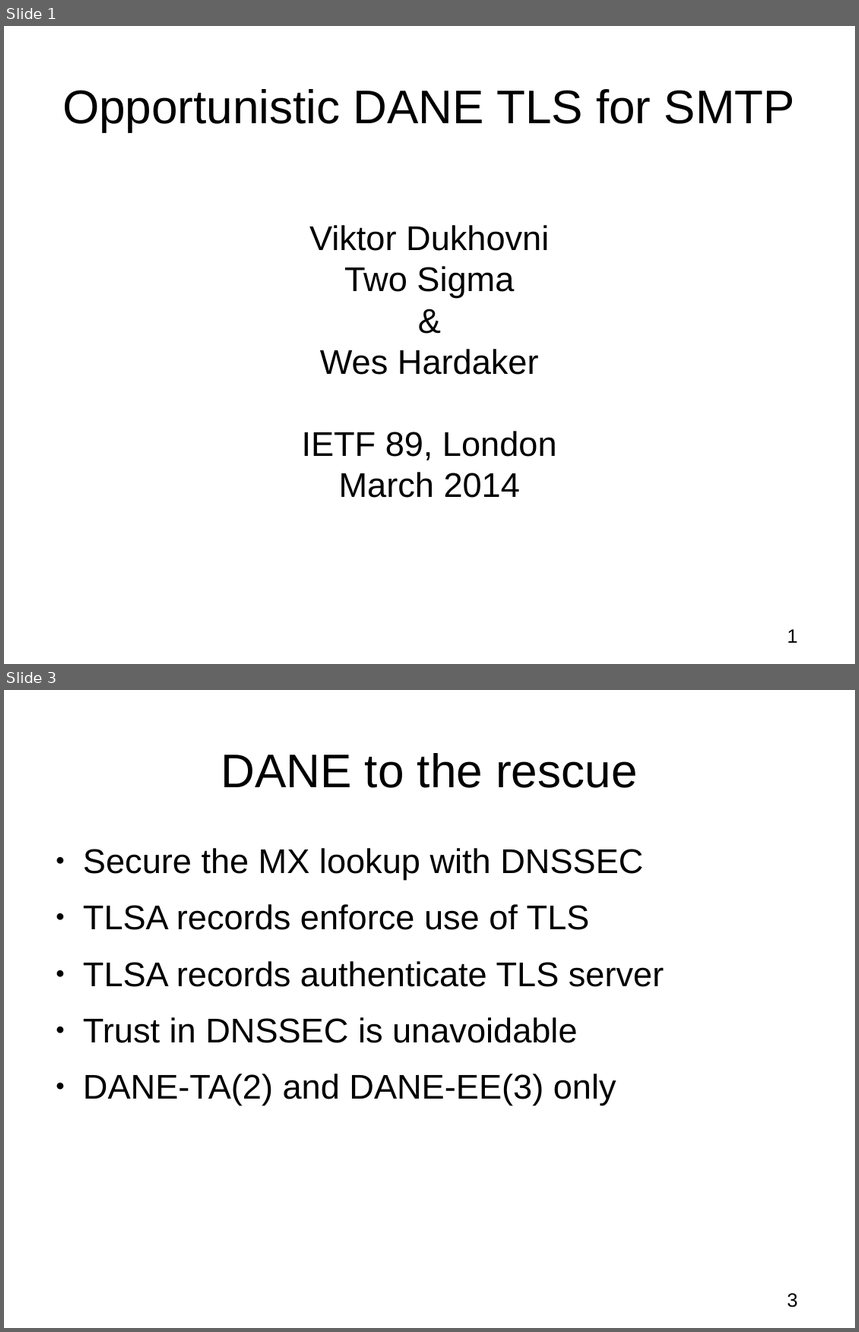
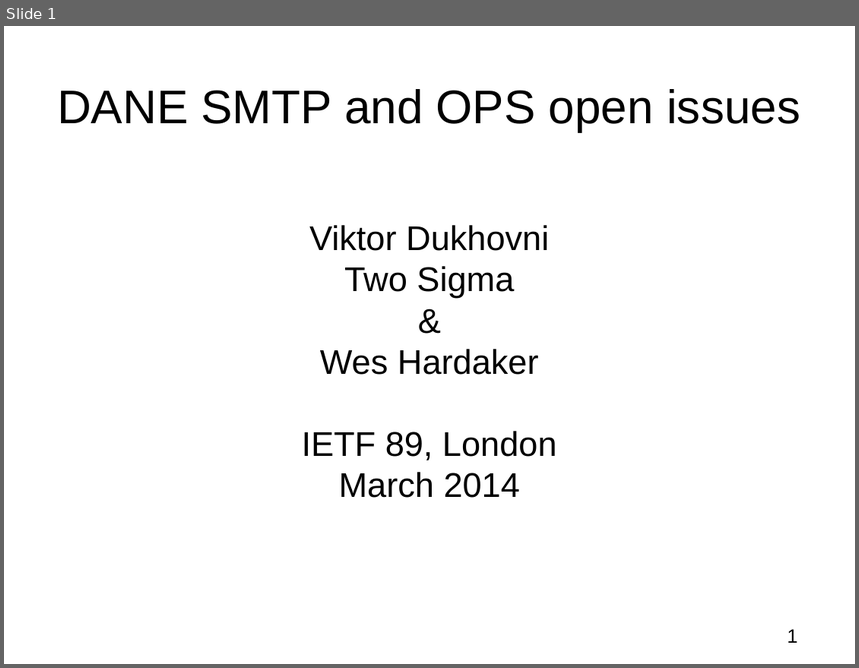
Before and after one commit to vdukhovni/ietf, a slide deck: DANE-SMTP.odp. Shown one above the other, each under a label of ours: slides 1 and 3 before the commit, slide 1 after it; the slides between them are not shown. The pictures are 859x1332 and 859x668 pixels, drawn with LibreOffice and Linux fonts; fonts in the diff are those of the drawing. Boxes give left, top, right and bottom in pixels: in the first picture for what was removed or moved away, otherwise in the second. Text is boxed around its words. In the diff, an @@ line names an element or a change of style, - is before the commit and + after.

```diff
--- a/DANE-SMTP.odp
+++ b/DANE-SMTP.odp
@@ slide 3 removed at (4, 690, 855, 1328), background #FFFFFF @@
@@ title removed at (221, 753, 637, 788) @@
-DANE to the rescue
@@ text removed at (83, 848, 664, 1106) @@
-● Secure the MX lookup with DNSSEC
-● TLSA records enforce use of TLS
-● TLSA records authenticate TLS server
-● Trust in DNSSEC is unavoidable
-● DANE-TA(2) and DANE-EE(3) only
@@ page number removed at (788, 1293, 798, 1308) @@
-3
@@ slide 1 changed as well @@
@@ title at (57, 89, 800, 132): text changed @@
-Opportunistic DANE TLS for SMTP
+DANE SMTP and OPS open issues
```
Also in this commit, not shown: 4 other slides changed, 3 slides added, 1 other slide removed.
